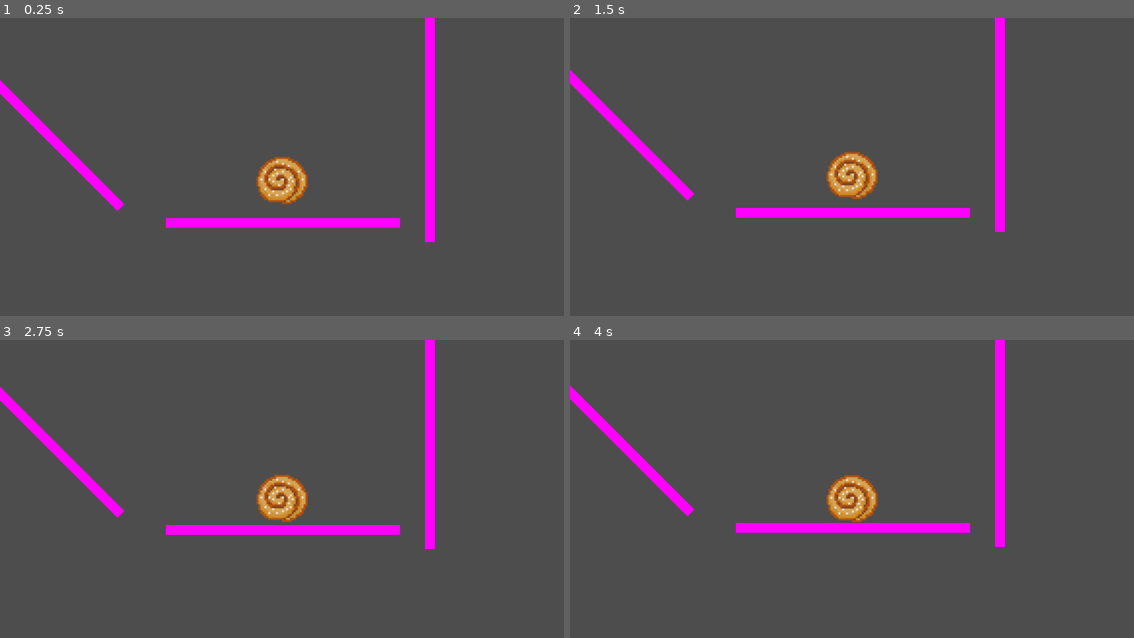
Above: before the commit, frames 1-4 (two rows, left to right).
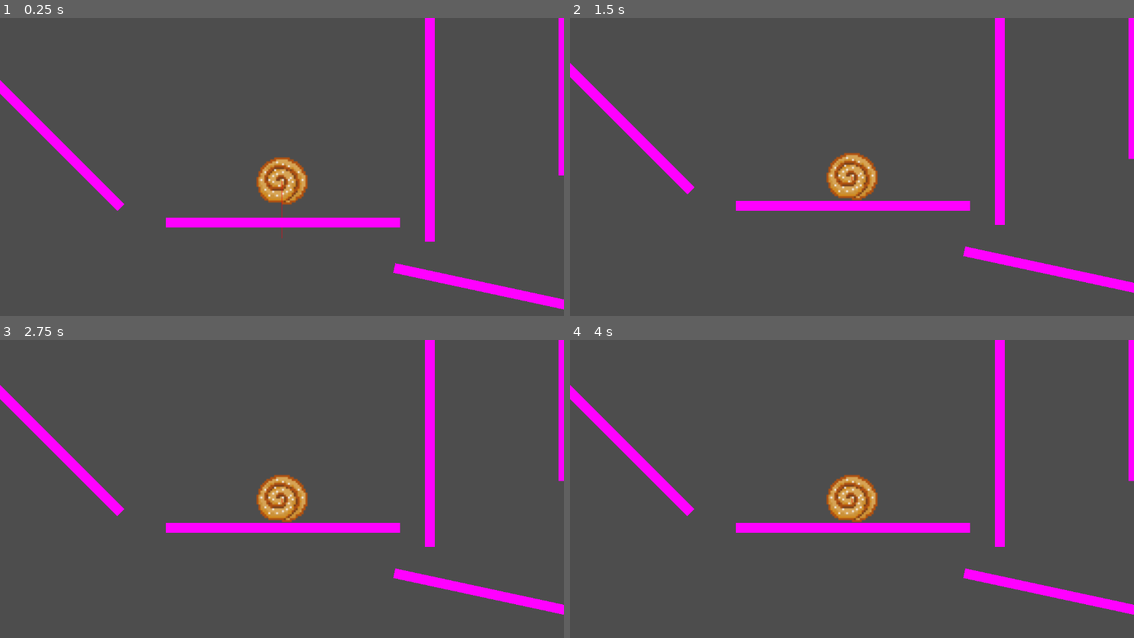
Above: after the commit, the same moments.

Repository: Rembane/ggj-bubbles-2025
Game: Godot game, scene res://root.tscn
Two runs of this game, one before a commit and one after it. Both use one fixed random seed, a clock stepped at 60 frames per second and the inputs below.
Inputs (mouse positions are in pixels of both pictures, inside the frame that each line leads up to):
- Up to frame 1 (0.25 s): no input
- Up to frame 2 (1.5 s): tap Enter at 0.5, 1.35 s; move the mouse to (976, 161) at 0.52 s; tap Q at 0.6 s; click (976, 161) at 0.67 s; move the mouse to (739, 193) at 1.27 s; hold S from 1.28 s (still down)
- Up to frame 3 (2.75 s): move the mouse to (338, 429) at 2.02 s; release S at 2.03 s; tap F at 2.1 s
- Up to frame 4 (4 s): move the mouse to (823, 560) at 2.77 s; tap Q at 2.85 s; click (823, 560) at 2.92 s; move the mouse to (1021, 545) at 3.52 s; hold S from 3.53 s (still down); tap Enter at 3.6 s

The runs differ from the first frame. In frame 1, 2.2% of the frame differs, in the area x 29-100%, y 0-98%; in frame 2, 5.0%, in the area x 0-100%, y 0-93%; in frame 3, 2.5%; in frame 4, 1.6%.

Commit message:
dash prototype

Diff:
--- a/player.gd
+++ b/player.gd
@@ -7,23 +7,50 @@
 
 # Called every frame. 'delta' is the elapsed time since the previous frame.
 func _process(delta: float) -> void:
-	pass
+	$VelocityMeter.clear_points()
+	$VelocityMeter.add_point( Vector2(0, 0) )
+	$VelocityMeter.add_point( velocity )
+	$VelocityMeter.global_rotation = 0
 
-const GRAVITY = 200.0
-const WALK_SPEED = 2000
-const BORINGNESS = 0.8
+	$InputDisplay.clear_points()
+	$InputDisplay.add_point( Vector2(0, 0) )
+	$InputDisplay.add_point( input * 100 )
+	$InputDisplay.global_rotation = 0
+
+const GRAVITY = 500.0
+const WALK_SPEED = 3000
+const DASH_SPEED = 1000
+const BORINGNESS = 0.3
+var input = Vector2()
+var surface_normal = Vector2.UP
 
 func _physics_process(delta):
-	velocity += Input.get_vector("move_left", "move_right", "move_up", "move_down") * WALK_SPEED * delta
-	velocity.y -= - GRAVITY * delta
+	input = Input.get_vector("move_left", "move_right", "move_up", "move_down")
+	velocity *= 0.99
+
 
 	var kinematic_collision = move_and_collide(velocity * delta)
 	if kinematic_collision:
-		velocity = velocity.bounce(kinematic_collision.get_normal()) * BORINGNESS
+		surface_normal = kinematic_collision.get_normal()
+		velocity -= velocity.project(surface_normal) #Cancel movement in normal direction
+		var normal_input = input.project(surface_normal.orthogonal())
+		velocity += normal_input * WALK_SPEED * delta #Walk along plane
+
+		velocity *= 0.8 # Friction
+		velocity -= surface_normal * GRAVITY * delta # Sticky surfaces
+
+		if kinematic_collision.get_collider().get_meta("danger", false):
+			reset()
 	else:
-		velocity.y += delta * GRAVITY
+		velocity.y += GRAVITY * delta
+		velocity += input * (WALK_SPEED / 10) * delta #Walk along plane
 
 func _input(event):
-	if event.is_action_pressed("reset"):
+	if event.is_action_pressed("dash"):
+		velocity = input.normalized() * DASH_SPEED
+	elif event.is_action_pressed("reset"):
+		reset()
+
+func reset():
 		position = Vector2.ZERO
 		velocity = Vector2.ZERO
--- a/project.godot
+++ b/project.godot
@@ -46,6 +46,11 @@
 "events": [Object(InputEventJoypadButton,"resource_local_to_scene":false,"resource_name":"","device":-1,"button_index":3,"pressure":0.0,"pressed":false,"script":null)
 , null]
 }
+dash={
+"deadzone": 0.5,
+"events": [Object(InputEventJoypadButton,"resource_local_to_scene":false,"resource_name":"","device":-1,"button_index":0,"pressure":0.0,"pressed":false,"script":null)
+]
+}
 
 [rendering]
 
--- a/root.tscn
+++ b/root.tscn
@@ -18,6 +18,15 @@
 [node name="player" parent="." instance=ExtResource("1_0vwuh")]
 position = Vector2(-2, -99)
 
+[node name="VelocityMeter" type="Line2D" parent="player"]
+points = PackedVector2Array(374, -484)
+width = 1.0
+default_color = Color(1, 0, 0.0627451, 1)
+
+[node name="InputDisplay" type="Line2D" parent="player"]
+width = 1.0
+default_color = Color(0.14902, 1, 0.0627451, 1)
+
 [node name="StaticBody2D" type="StaticBody2D" parent="."]
 
 [node name="CollisionShape2D" type="CollisionShape2D" parent="StaticBody2D"]
@@ -30,6 +39,7 @@
 [node name="StaticBody2D2" type="StaticBody2D" parent="."]
 position = Vector2(300, -200)
 rotation = 1.5708
+metadata/danger = true
 
 [node name="CollisionShape2D" type="CollisionShape2D" parent="StaticBody2D2"]
 shape = SubResource("RectangleShape2D_grg0g")
@@ -48,3 +58,38 @@
 [node name="Sprite2D" type="Sprite2D" parent="StaticBody2D3"]
 scale = Vector2(478, 20)
 texture = SubResource("PlaceholderTexture2D_fryxb")
+
+[node name="StaticBody2D4" type="StaticBody2D" parent="."]
+position = Vector2(300, -674)
+metadata/danger = true
+
+[node name="CollisionShape2D" type="CollisionShape2D" parent="StaticBody2D4"]
+shape = SubResource("RectangleShape2D_grg0g")
+
+[node name="Sprite2D" type="Sprite2D" parent="StaticBody2D4"]
+scale = Vector2(478, 20)
+texture = SubResource("PlaceholderTexture2D_fryxb")
+
+[node name="StaticBody2D5" type="StaticBody2D" parent="."]
+position = Vector2(573, -335)
+rotation = 1.57079
+metadata/danger = true
+
+[node name="CollisionShape2D" type="CollisionShape2D" parent="StaticBody2D5"]
+shape = SubResource("RectangleShape2D_grg0g")
+
+[node name="Sprite2D" type="Sprite2D" parent="StaticBody2D5"]
+scale = Vector2(478, 20)
+texture = SubResource("PlaceholderTexture2D_fryxb")
+
+[node name="StaticBody2D6" type="StaticBody2D" parent="."]
+position = Vector2(461, 143)
+rotation = 3.3538
+metadata/danger = false
+
+[node name="CollisionShape2D" type="CollisionShape2D" parent="StaticBody2D6"]
+shape = SubResource("RectangleShape2D_grg0g")
+
+[node name="Sprite2D" type="Sprite2D" parent="StaticBody2D6"]
+scale = Vector2(478, 20)
+texture = SubResource("PlaceholderTexture2D_fryxb")
